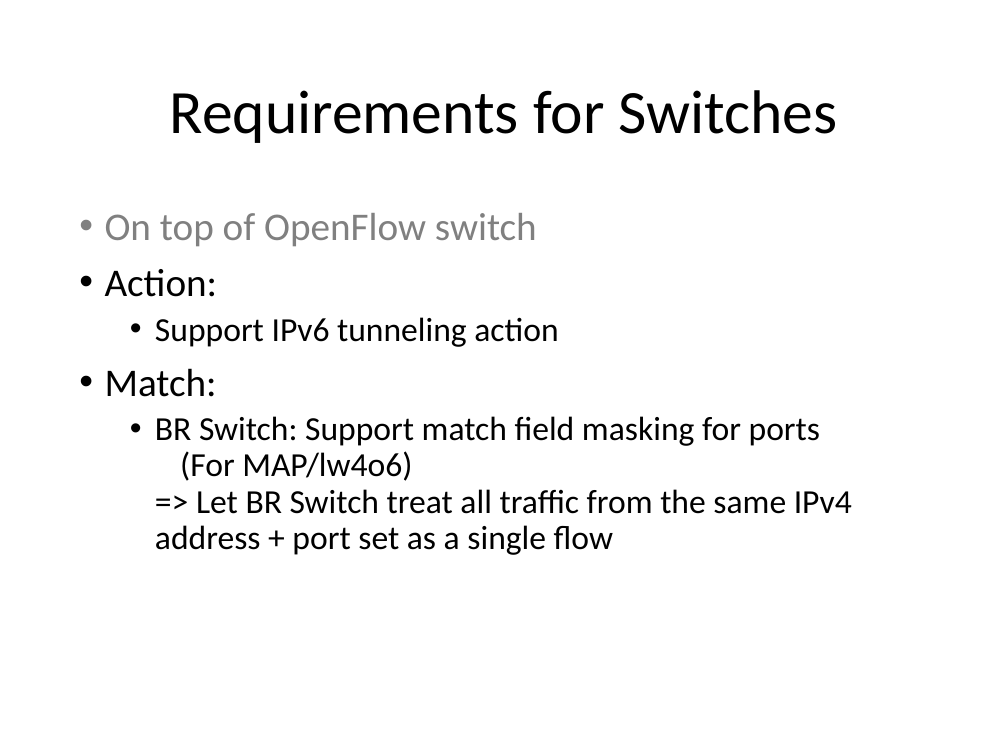
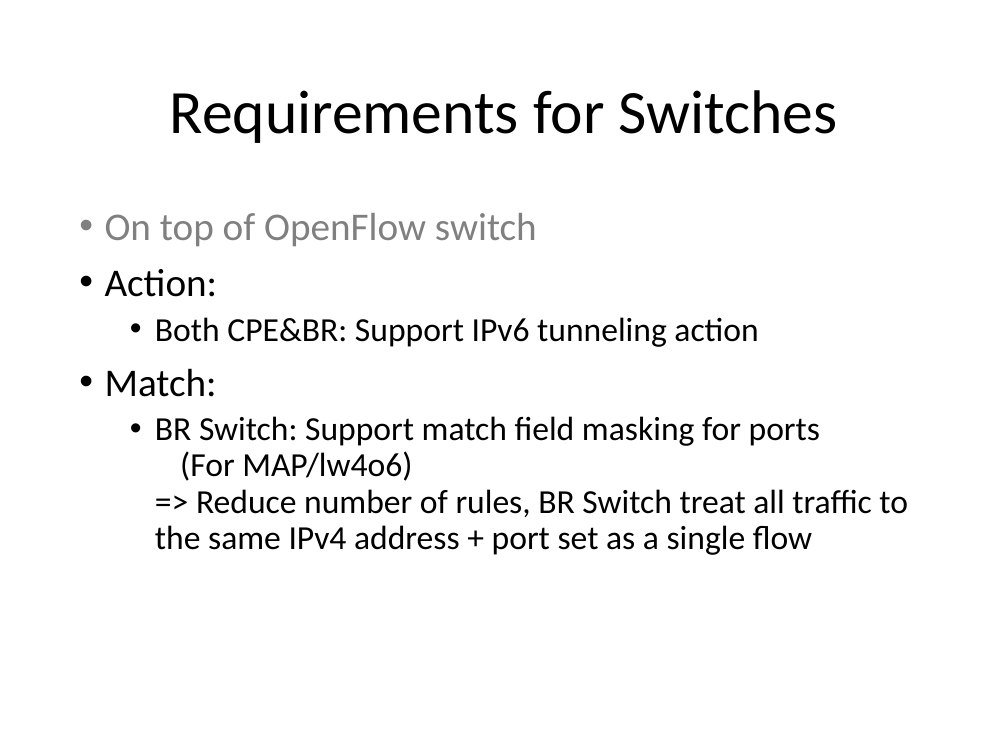
Before and after one commit to gnocuil/draft-sdn, a slide deck: slide 6 of Unified IPv6 Transition Framework With Flow-based Forwarding.pptx. Drawn at 1008x756 pixels with LibreOffice and Linux fonts; fonts in the diff are those of the drawing. Boxes give left, top, right and bottom in pixels: in the first picture for what was removed or moved away, otherwise in the second. Text is boxed around its words. In the diff, an @@ line names an element or a change of style, - is before the commit and + after.

```diff
--- a/Unified IPv6 Transition Framework With Flow-based Forwarding.pptx
+++ b/Unified IPv6 Transition Framework With Flow-based Forwarding.pptx
@@ text at [155, 317, 758, 347]: text changed @@
-  • Support IPv6 tunneling action
+  • Both CPE&BR: Support IPv6 tunneling action
@@ text at [155, 416, 908, 555]: text changed @@
-  • BR Switch: Support match field masking for ports
-    (For MAP/lw4o6)
-    => Let BR Switch treat all traffic from the same IPv4 address + port set as a single flow
+  • BR Switch: Support match field masking for ports
+    (For MAP/lw4o6)
+    => Reduce number of rules, BR Switch treat all traffic to the same IPv4 address + port set as a single flow
```
Also in this commit, not shown: 5 other slides changed, 1 slide removed.
